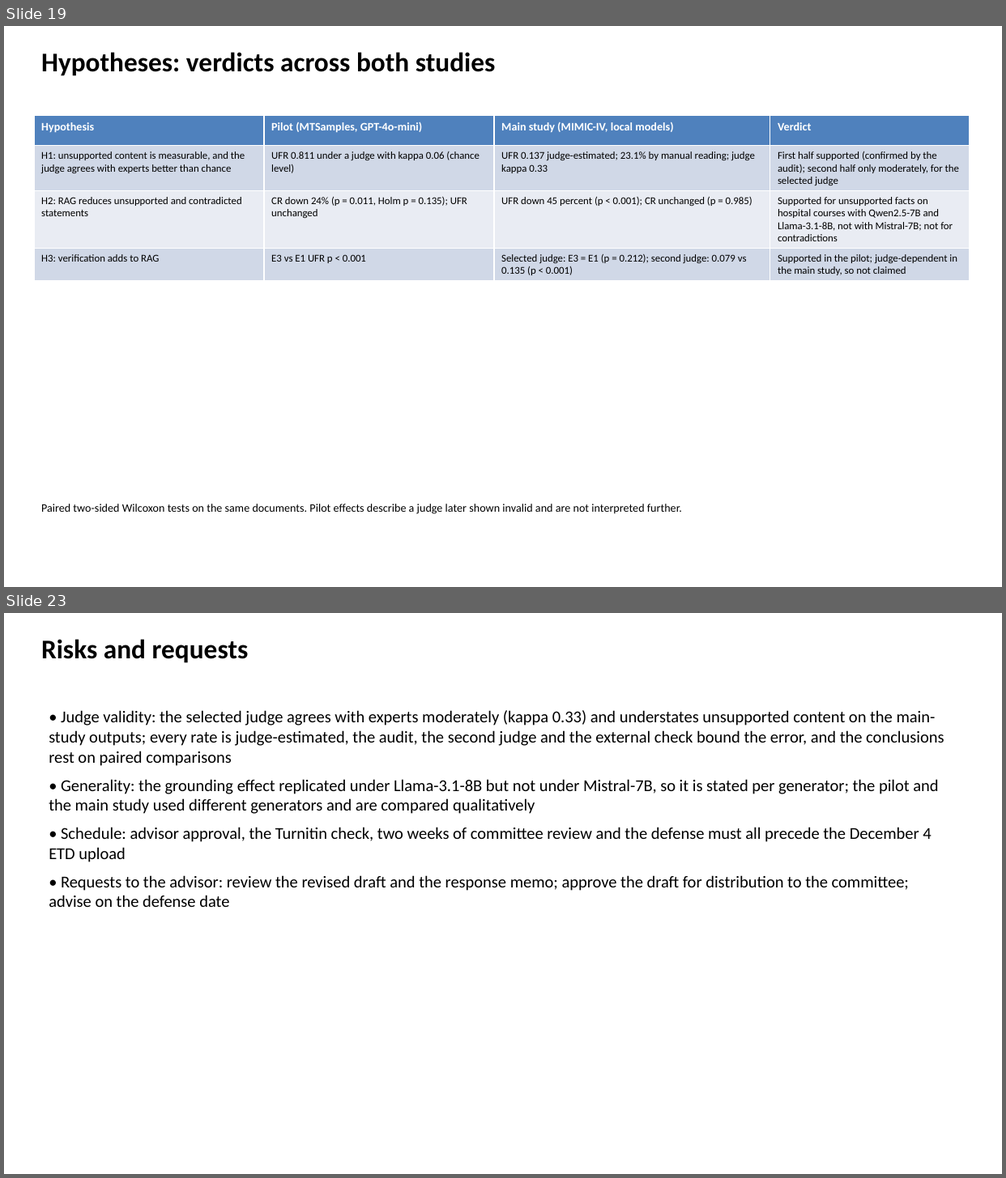
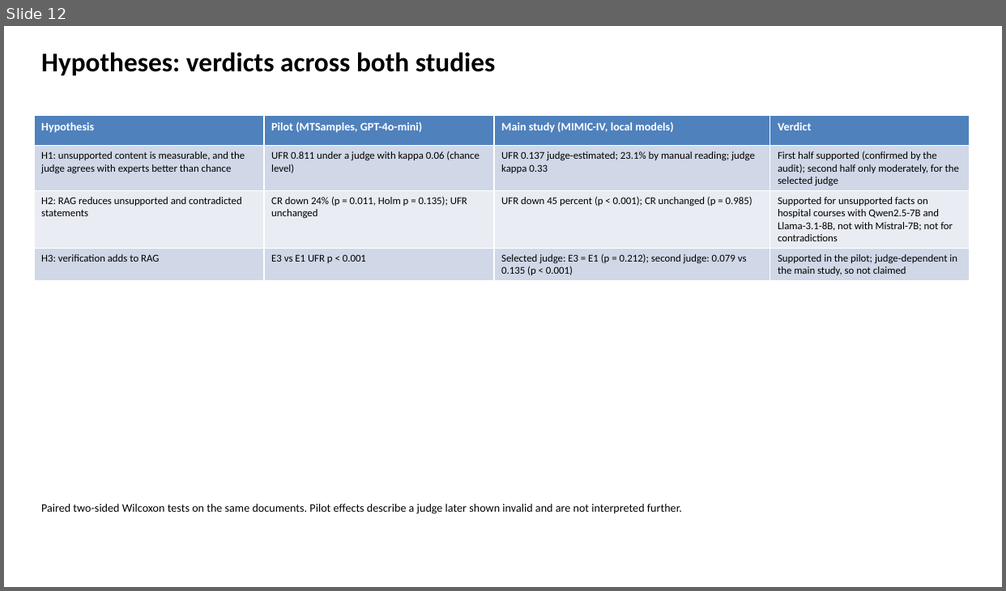
Before and after one commit to slay-a/medical-hallucination-eval, a slide deck: deliverables/Progress_Slides_Fall2026.pptx. Shown one above the other, each under a label of ours: slides 19 and 23 before the commit, slide 12 after it; the slides between them are not shown. The pictures are 1006x1178 and 1006x591 pixels, drawn with LibreOffice and Linux fonts; fonts in the diff are those of the drawing. Boxes give left, top, right and bottom in pixels: in the first picture for what was removed or moved away, otherwise in the second. Text is boxed around its words. In the diff, an @@ line names an element or a change of style, - is before the commit and + after.

```diff
--- a/deliverables/Progress_Slides_Fall2026.pptx
+++ b/deliverables/Progress_Slides_Fall2026.pptx
@@ slide 23 removed at (4,613,1002,1174), background #FFFFFF @@
@@ text removed at (41,639,249,663) @@
-Risks and requests
@@ text removed at (49,710,944,907) @@
-• Judge validity: the selected judge agrees with experts moderately (kappa 0.33) and understates unsupported content on the main-study outputs; every rate is judge-estimated, the audit, the second judge and the external check bound the error, and the conclusions rest on paired comparisons
-• Generality: the grounding effect replicated under Llama-3.1-8B but not under Mistral-7B, so it is stated per generator; the pilot and the main study used different generators and are compared qualitatively
-• Schedule: advisor approval, the Turnitin check, two weeks of committee review and the defense must all precede the December 4 ETD upload
-• Requests to the advisor: review the revised draft and the response memo; approve the draft for distribution to the committee; advise on the defense date
@@ what was slide 19 is now slide 12 @@
```
Also in this commit, not shown: 6 slides changed, 8 other slides removed, 3 other files.
